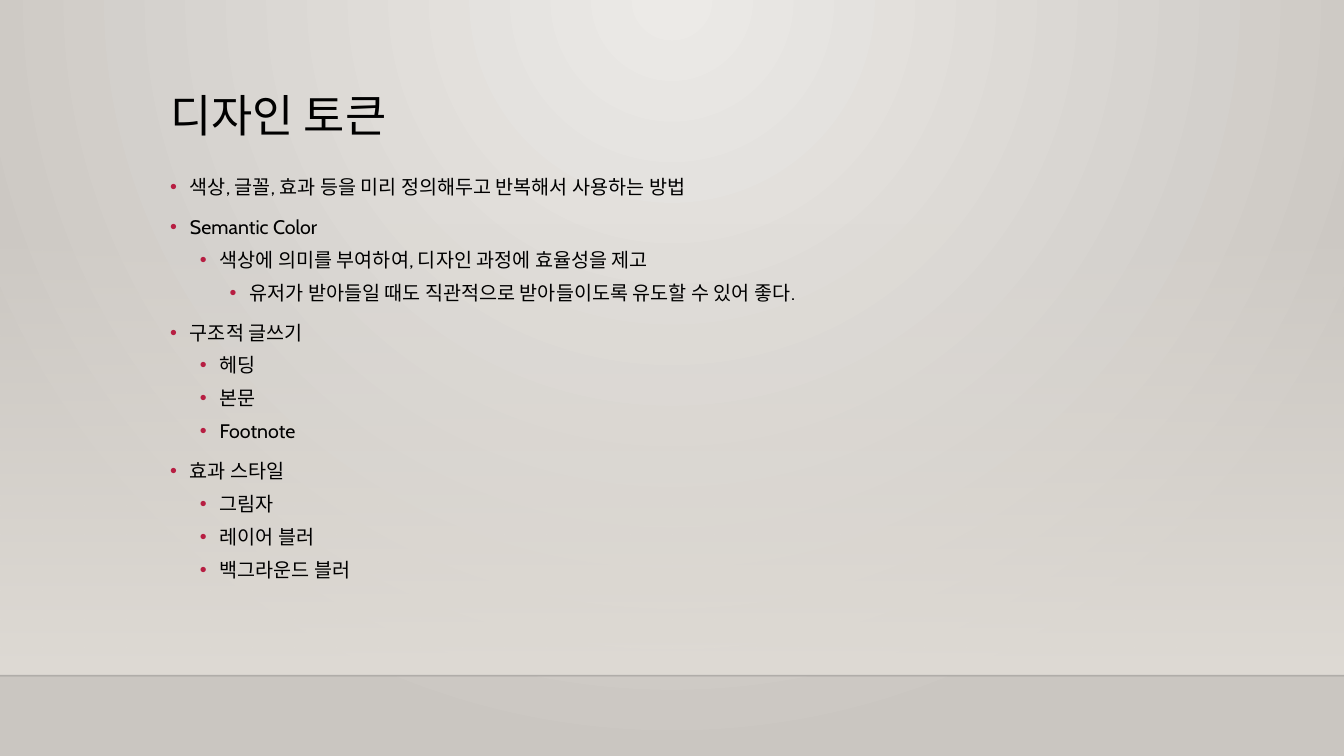
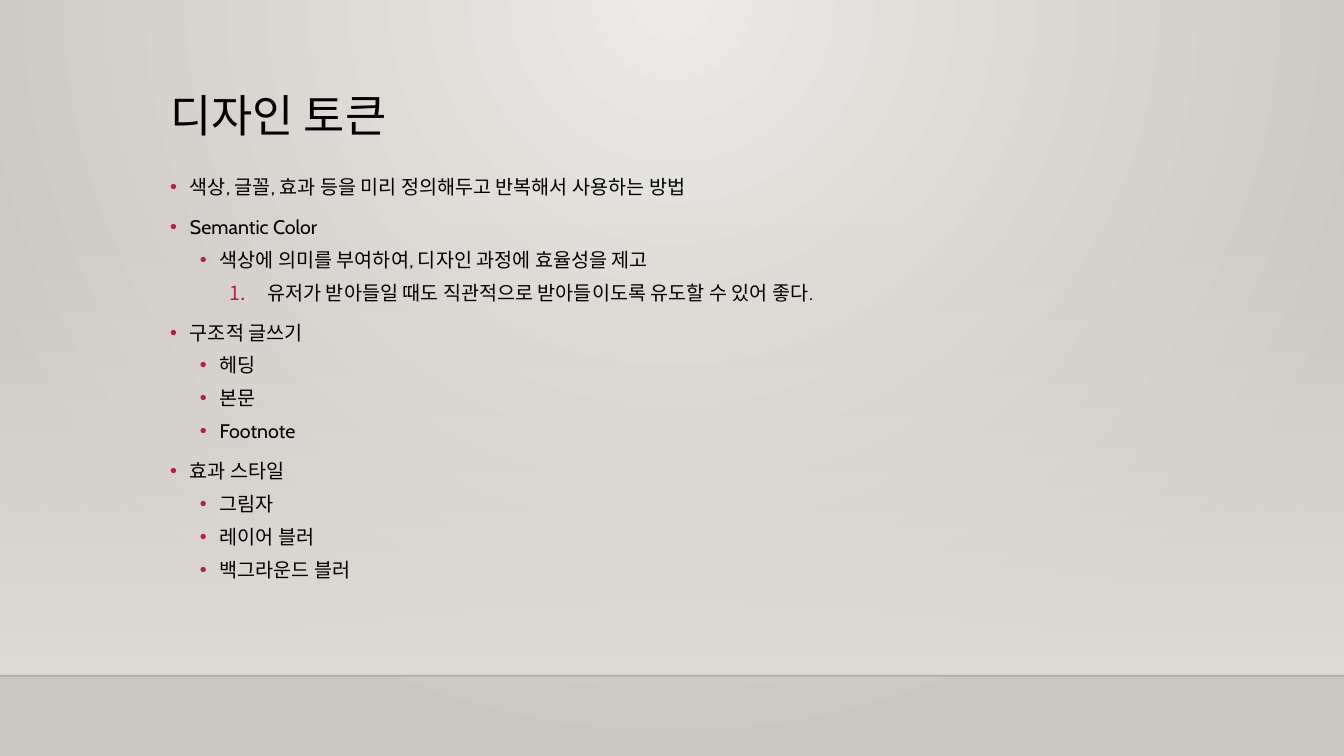
Before and after one commit to m00nlygreat/obsidian-vault, a slide deck: slide 20 of 노코드 엔지니어링/피그마로 UI 디자인하기.pptx. Drawn at 1344x756 pixels with LibreOffice and Linux fonts; fonts in the diff are those of the drawing; background and template pictures are left out. Boxes give left, top, right and bottom in pixels: in the first picture for what was removed or moved away, otherwise in the second. Text is boxed around its words. In the diff, an @@ line names an element or a change of style, - is before the commit and + after.

Commit message:
백업 완료: 2023-11-25 04:32:07
Affected files:
노코드 엔지니어링/피그마로 UI 디자인하기.pptx

```diff
--- a/노코드 엔지니어링/피그마로 UI 디자인하기.pptx
+++ b/노코드 엔지니어링/피그마로 UI 디자인하기.pptx
@@ text at box(267, 283, 813, 302): bullet • to 1. @@
```
Also in this commit, not shown: 5 other slides changed.
